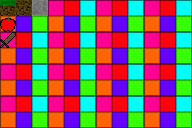
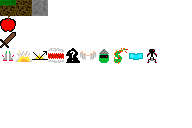
Two versions of the same layered image (192 x 128). Layer-by-layer changes:
added layer "Paint Layer 2" above "Destructive Laser" over [0, 0, 192, 128]
added layer "Destructive Laser" above "Explosive Bounce" over [0, 0, 128, 64]
added layer "Explosive Bounce" above "super slam" over [0, 0, 64, 64]
added layer "super slam" above "super jump" over [0, 0, 64, 64]
added layer "super jump" above "Paint Layer 1" over [0, 0, 64, 64]
painted on "apple" over [0, 0, 128, 128]
hid "Grid" over [0, 0, 192, 128]